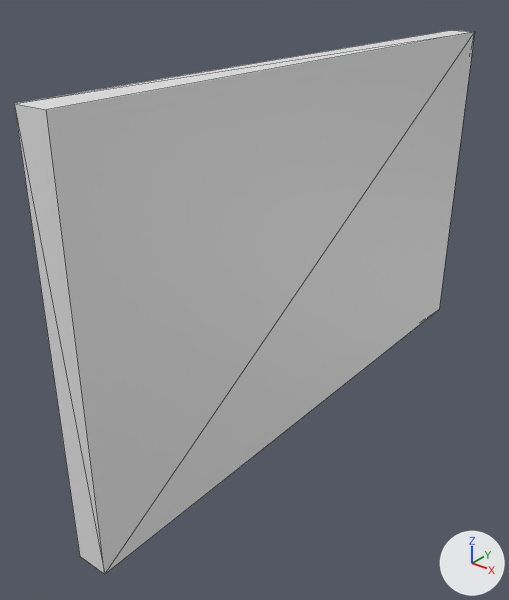
Two versions of the glTF model assets/parts/stock/vortex_r/vortex_r_door_right.glb, one commit apart.
Both versions are drawn from a 50 mm camera at (0.753, -0.482, 0.508) aimed at (-0.027, 0.493, -0.097). The lights are fixed; the arrows at lower right show +X, +Y and +Z. The first picture is the older version. Mesh edges are drawn as thin lines. Materials are left out; every surface is plain grey. Vertices at exactly the same position are counted once.

Objects in the first picture: 'vortex_r_door_right'.
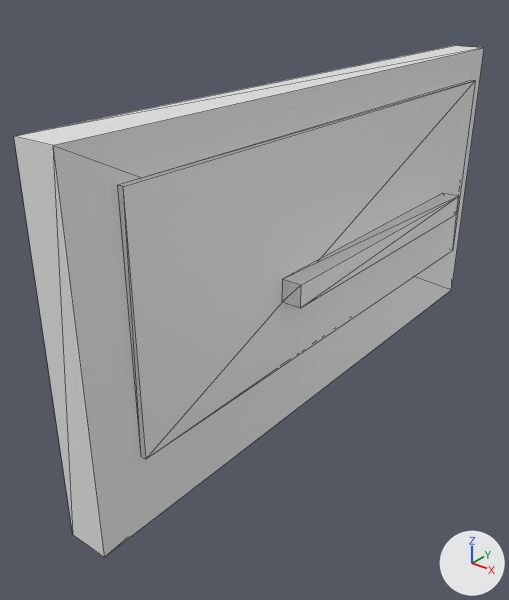
Boxes [x1, y1, x2, y2] around the edits, measured in the pictures (509 x 600 px):
```json
{"object": "vortex_r_door_right", "change": "reshaped", "before": [14, 30, 475, 574], "after": [14, 46, 484, 557], "on screen": "6% shorter"}
```

The change, as JSON lines over the scene's bpy script:
```json
{"block": "me_panel_door_right", "where": "# used by ob_vortex_r_door_right; location = (0.0, 0.0, 0.0)"}
{"op": "remove", "block": "me_panel_door_right", "code": "me_panel_door_right.from_pydata(...)  # 8 vertices, 12 faces; spans x 0.01..0.07, y 0.0..1.18, z -0.355..0.355"}
{"op": "add", "block": "me_panel_door_right", "code": "me_panel_door_right.from_pydata(...)  # 32 vertices, 48 faces; spans x -0.013..0.124, y 0.0..1.239, z -0.316..0.316"}
{"block": "me_panel_door_right", "change": "me_panel_door_right part 1: the whole mesh is rebuilt"}
```
